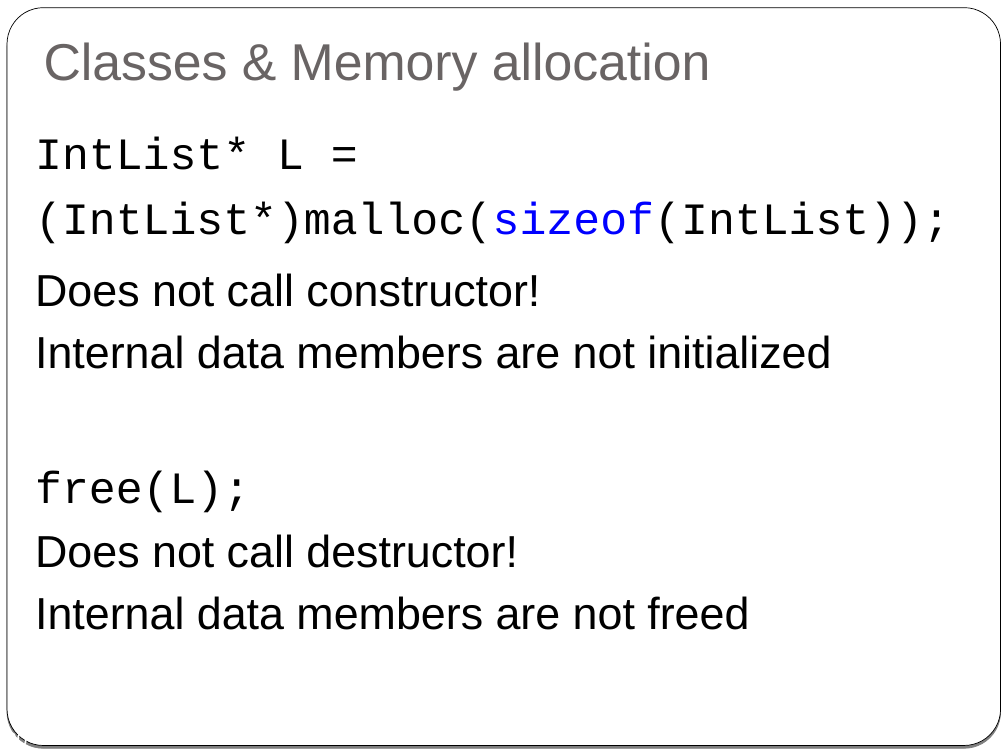
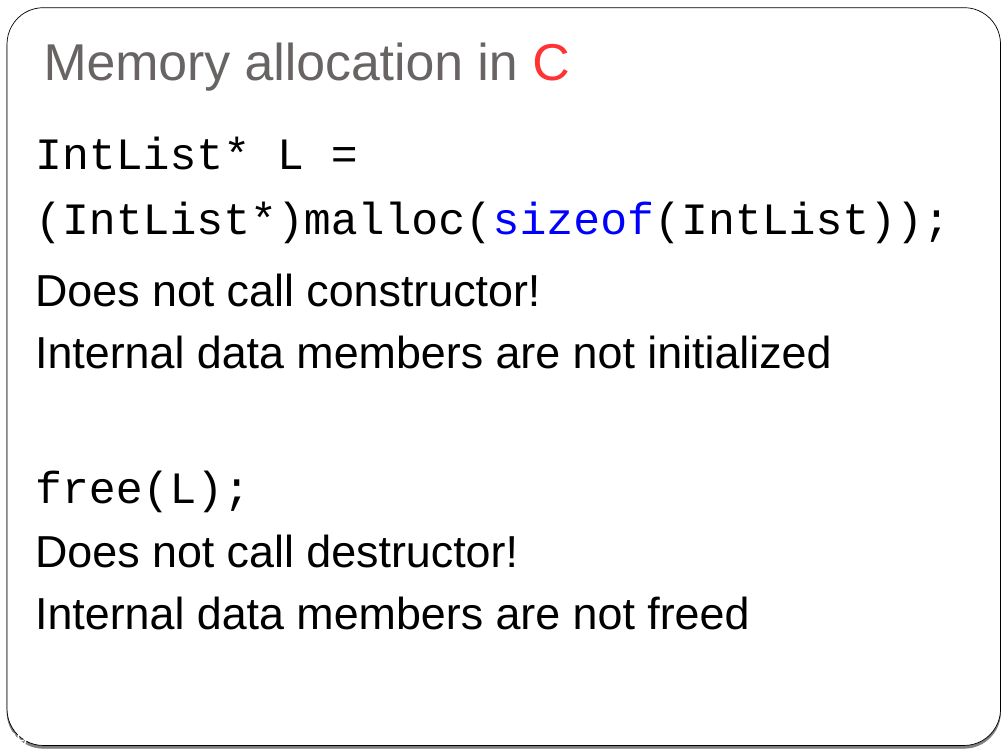
Before and after one commit to cpp-at-ariel/cpp-5778, a slide deck: slide 29 of week02-classes-constructors-destructors/slides.odp (slide 30 before the commit). Drawn at 1008x756 pixels with LibreOffice and Linux fonts; fonts in the diff are those of the drawing. Boxes give left, top, right and bottom in pixels: in the first picture for what was removed or moved away, otherwise in the second. Text is boxed around its words. In the diff, an @@ line names an element or a change of style, - is before the commit and + after.

```diff
--- a/week02-classes-constructors-destructors/slides.odp
+++ b/week02-classes-constructors-destructors/slides.odp
@@ title at bbox=[44, 42, 569, 91]: text changed @@
-Classes & Memory allocation
+Memory allocation in C
@@ page number at bbox=[6, 731, 28, 745]: text changed @@
-30
+29
```
Also in this commit, not shown: 11 other slides changed, 7 slides added, 9 slides removed, 23 other files.
